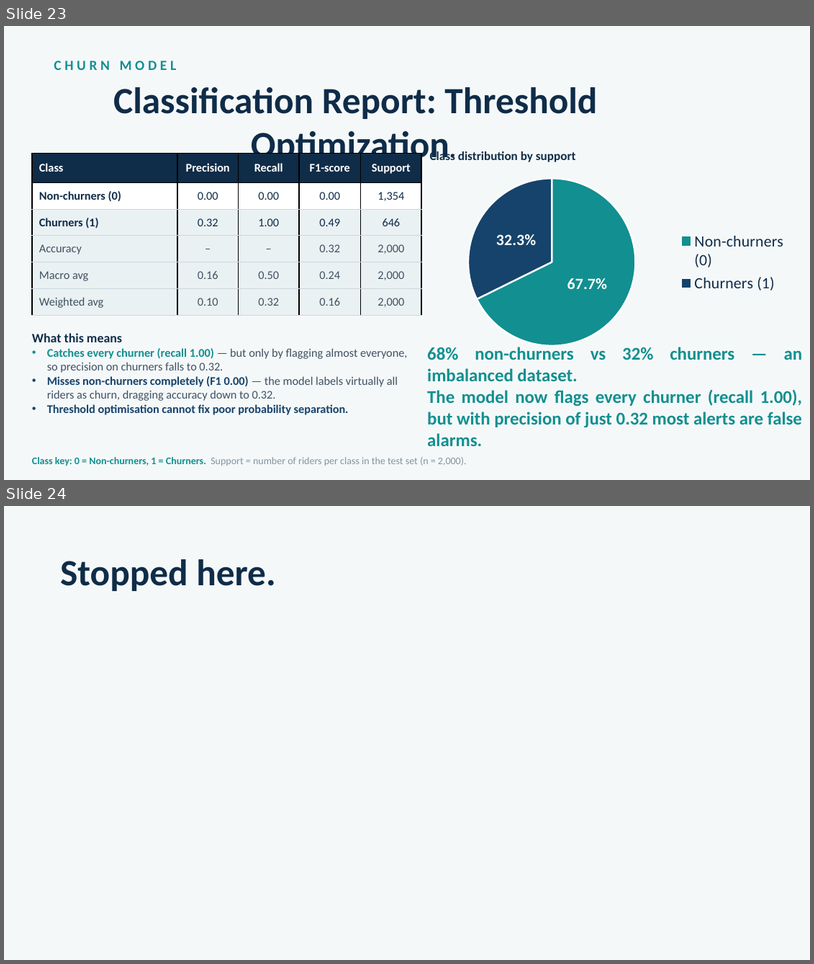
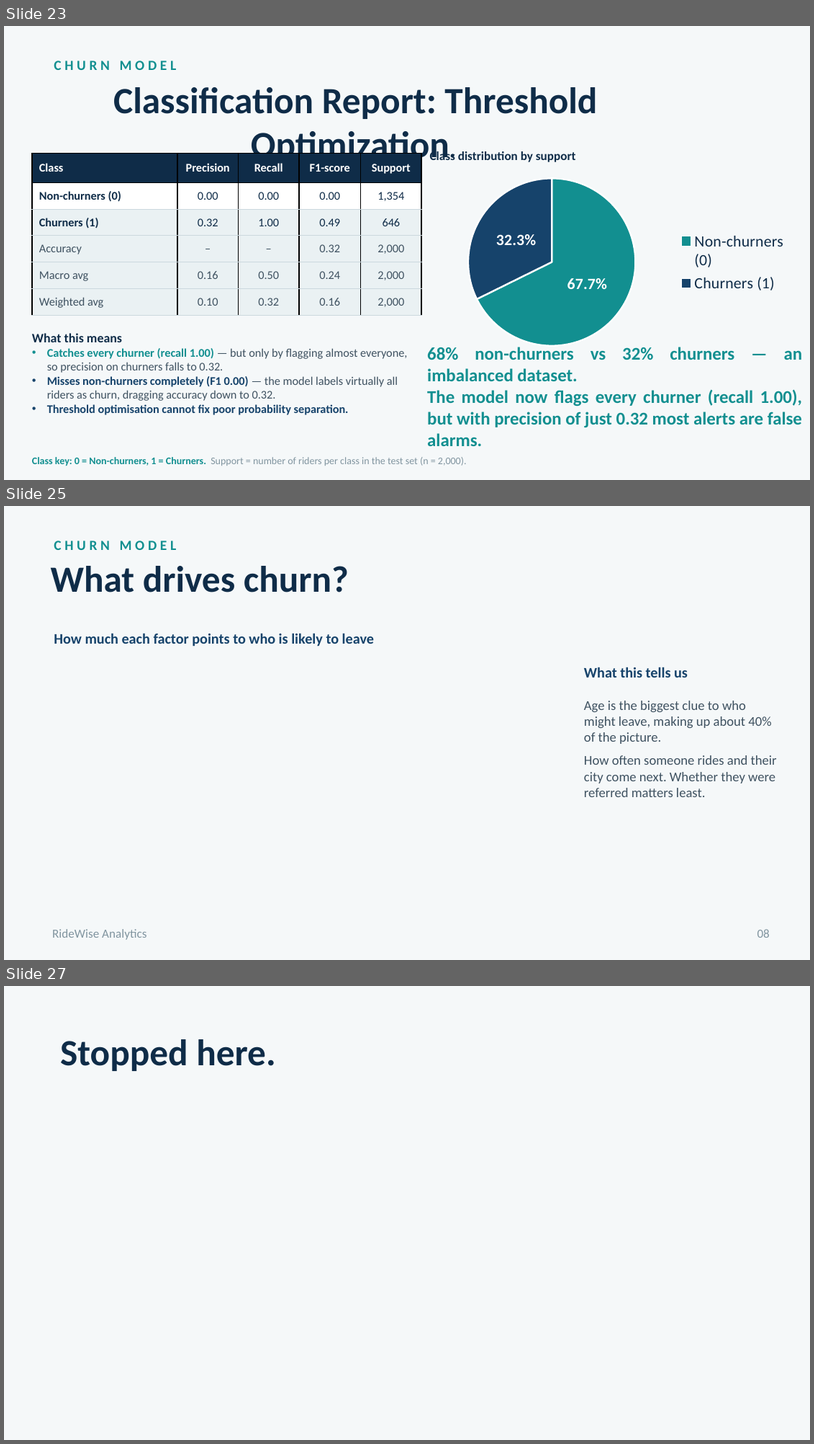
Before and after one commit to Queentutsi/RideWise-Project, a slide deck: Data/RideWise Churn Probabbility.pptx. Shown one above the other, each under a label of ours: slides 23 and 24 before the commit, slides 23, 25 and 27 after it; the slides between them are not shown. The pictures are 814x964 and 814x1444 pixels, drawn with LibreOffice and Linux fonts; fonts in the diff are those of the drawing; background and template pictures are left out. Boxes give left, top, right and bottom in pixels: in the first picture for what was removed or moved away, otherwise in the second. Text is boxed around its words. In the diff, an @@ line names an element or a change of style, - is before the commit and + after.

Commit message:
8 models, SHAP issues, Mutual_Information Wins

```diff
--- a/Data/RideWise Churn Probabbility.pptx
+++ b/Data/RideWise Churn Probabbility.pptx
@@ slide 25 added at (x1=4, y1=506, x2=810, y2=960), background #F5F8F9 @@
@@ text added at (x1=54, y1=541, x2=177, y2=550), 12.5 pt, text #128F90, bold @@
+CHURN MODEL
@@ title added at (x1=51, y1=566, x2=349, y2=592), 33 pt, text #0F2C48, bold @@
+What drives churn?
@@ text added at (x1=54, y1=633, x2=374, y2=646), 13 pt, text #16436B, bold @@
+How much each factor points to who is likely to leave
@@ text added at (x1=584, y1=667, x2=688, y2=677), 13 pt, text #16436B, bold @@
+What this tells us
@@ text added at (x1=584, y1=700, x2=777, y2=797), 12 pt, text #3F5261 @@
+Age is the biggest clue to who might leave, making up about 40% of the picture.
+How often someone rides and their city come next. Whether they were referred matters least.
@@ text added at (x1=52, y1=929, x2=147, y2=939), 11 pt, text #8195A0 @@
+RideWise Analytics
@@ text added at (x1=758, y1=929, x2=770, y2=937), 11 pt, text #8195A0 @@
+08
@@ what was slide 24 is now slide 27 @@
```
Also in this commit, not shown: 2 slides changed, 1 other slide added, 13 other files.
